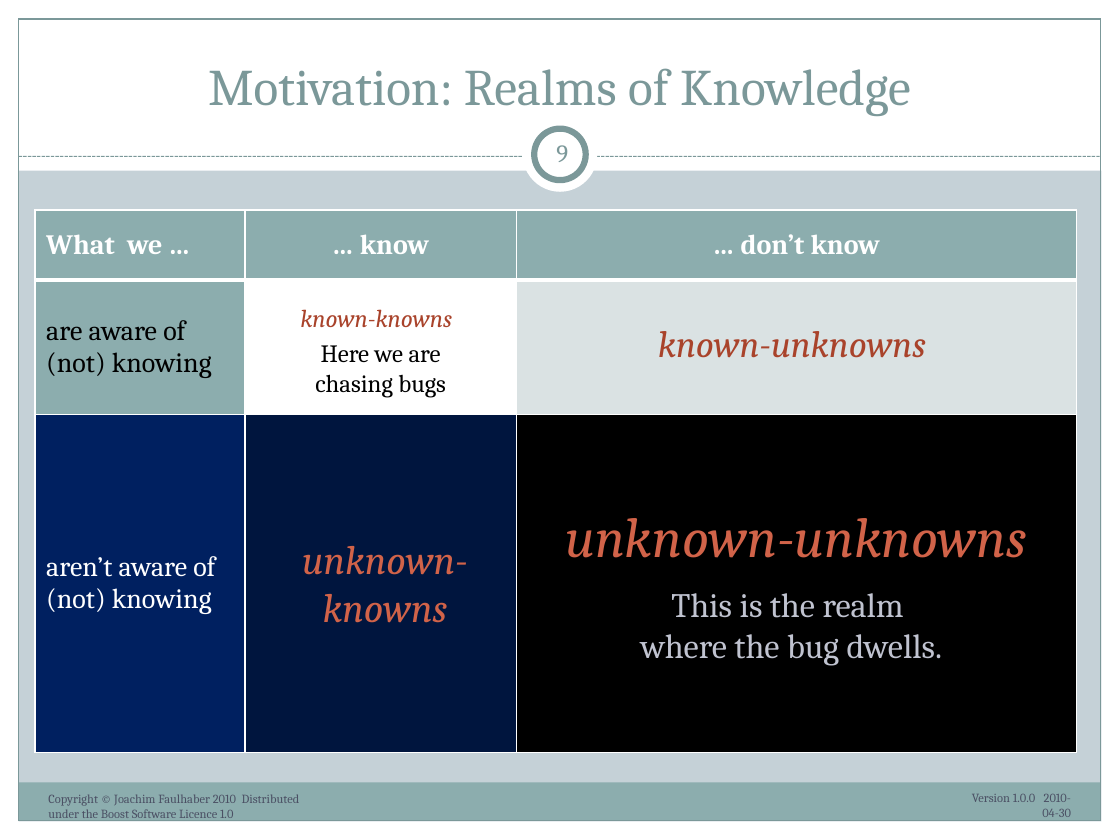
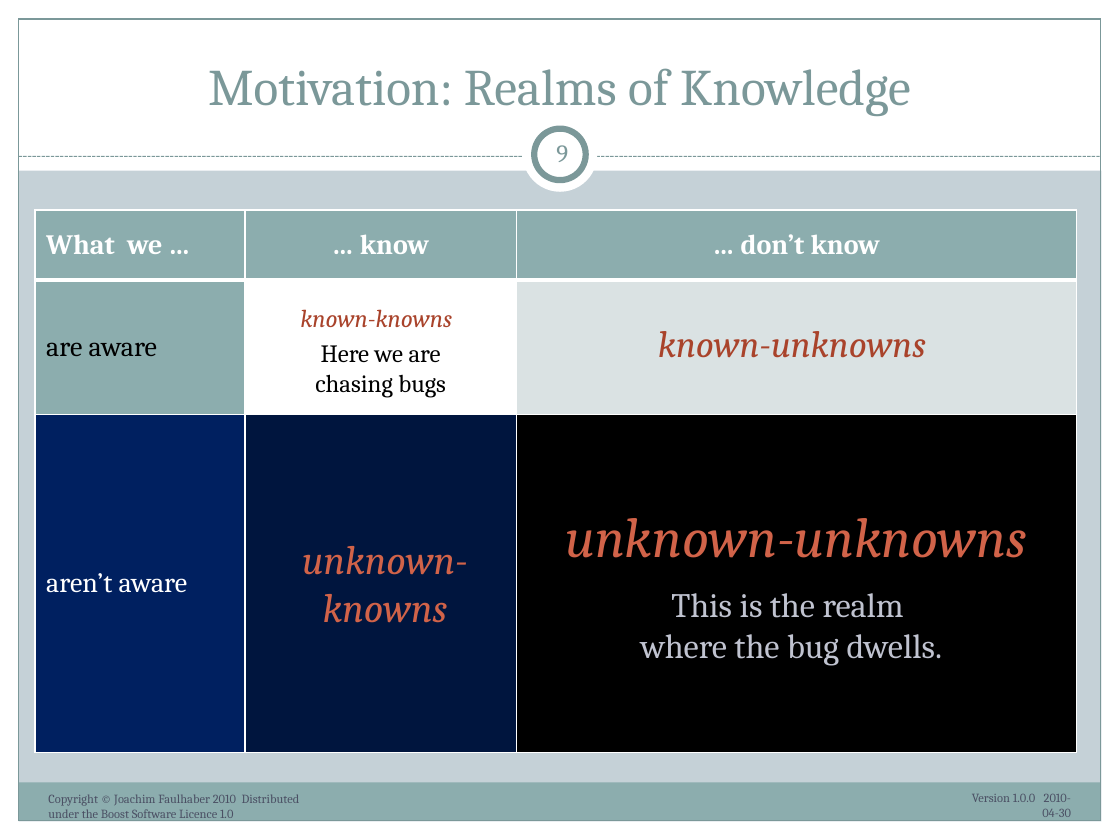
Before and after one commit to ryppl/boost-history, a slide deck: slide 9 of itl/libs/validate/doc/boostcon2010/BoostAlabaster.pptx. Drawn at 1120x840 pixels with LibreOffice and Linux fonts; fonts in the diff are those of the drawing. Boxes give left, top, right and bottom in pixels: in the first picture for what was removed or moved away, otherwise in the second. Text is boxed around its words. In the diff, an @@ line names an element or a change of style, - is before the commit and + after.

```diff
--- a/itl/libs/validate/doc/boostcon2010/BoostAlabaster.pptx
+++ b/itl/libs/validate/doc/boostcon2010/BoostAlabaster.pptx
@@ table at box(35, 209, 1076, 752) @@
-row 2, column 1: are aware of / (not) knowing
+row 2, column 1: are aware
-row 3, column 1: aren’t aware of / (not) knowing
+row 3, column 1: aren’t aware
```
Also in this commit, not shown: 6 other slides changed.
